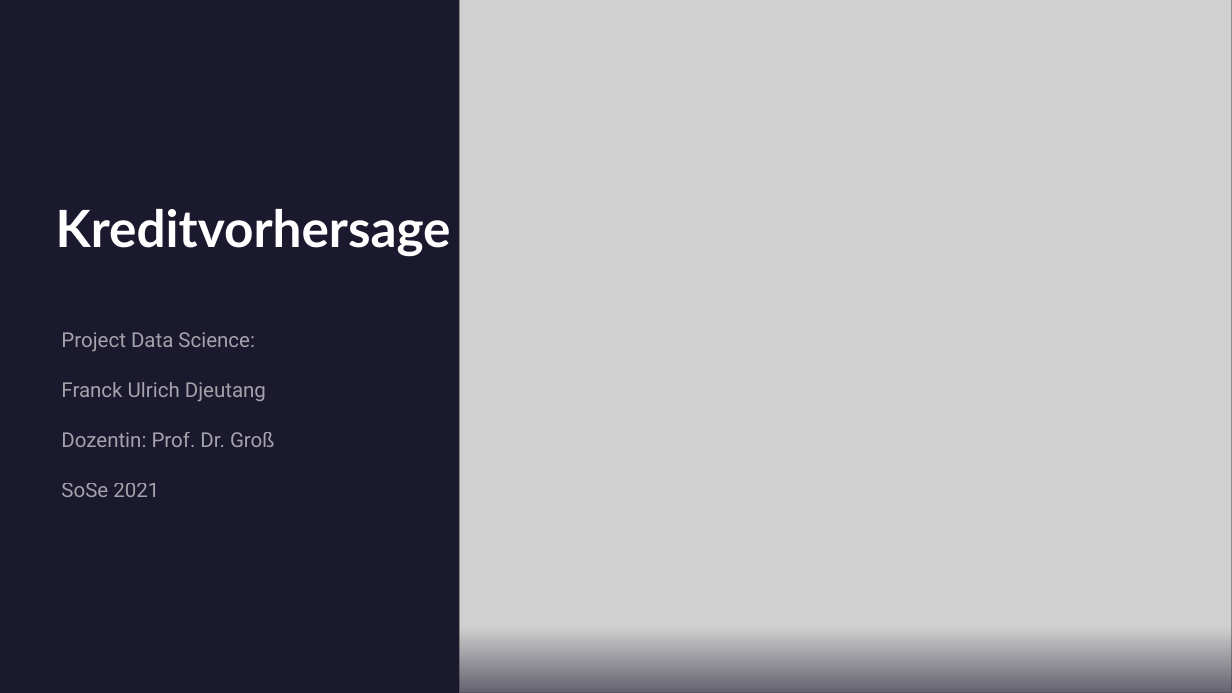
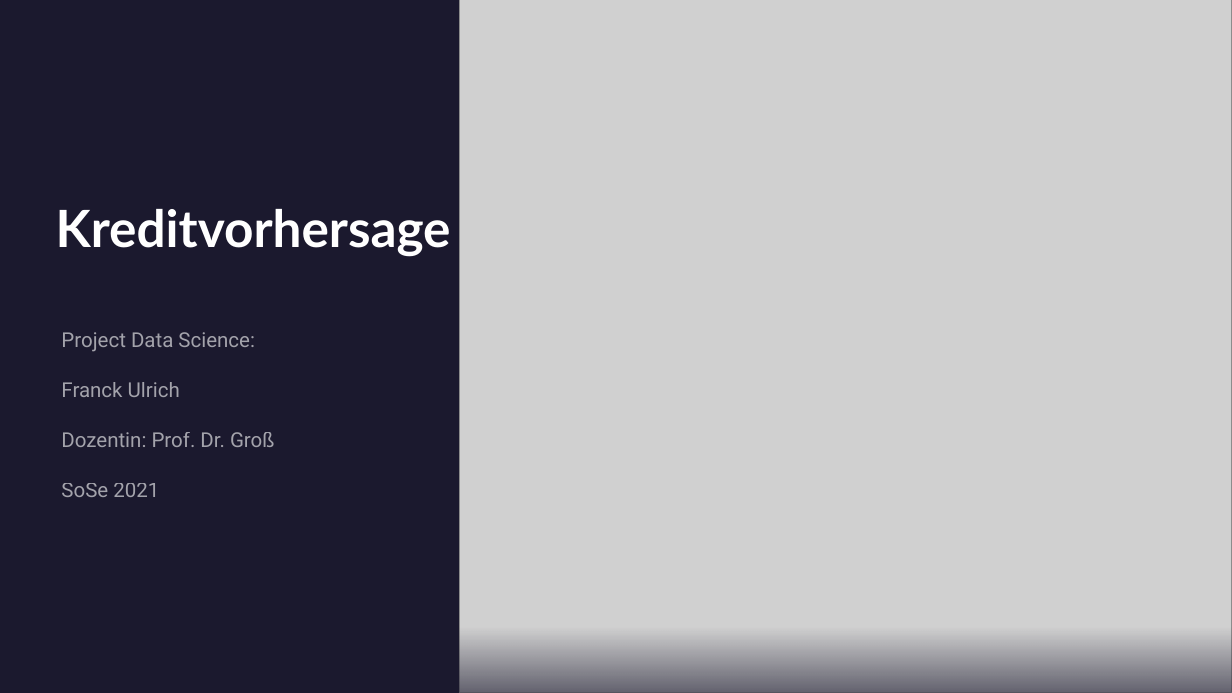
Before and after one commit to FranckScientist/_Bankkreditdaten, a slide deck: slide 1 of Präsentation/Präsentation_.pptx. Drawn at 1232x693 pixels with LibreOffice and Linux fonts; fonts in the diff are those of the drawing; grey boxes stand for pictures. Boxes give left, top, right and bottom in pixels: in the first picture for what was removed or moved away, otherwise in the second. Text is boxed around its words. In the diff, an @@ line names an element or a change of style, - is before the commit and + after.

Commit message:
Präsentation

```diff
--- a/Präsentation/Präsentation_.pptx
+++ b/Präsentation/Präsentation_.pptx
@@ subtitle at [61,382,180,397]: text changed @@
-Franck Ulrich Djeutang
+Franck Ulrich
```
